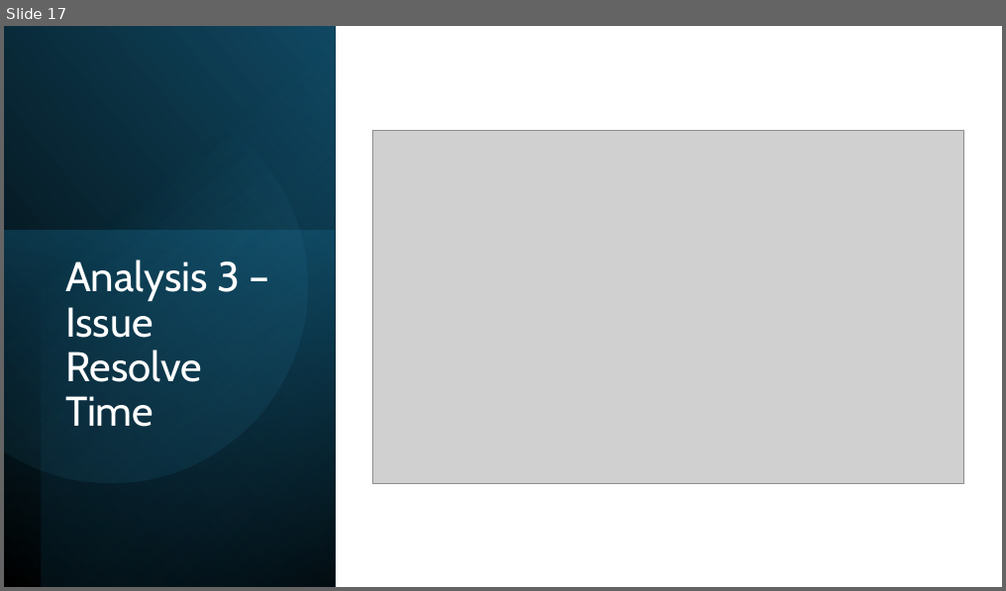
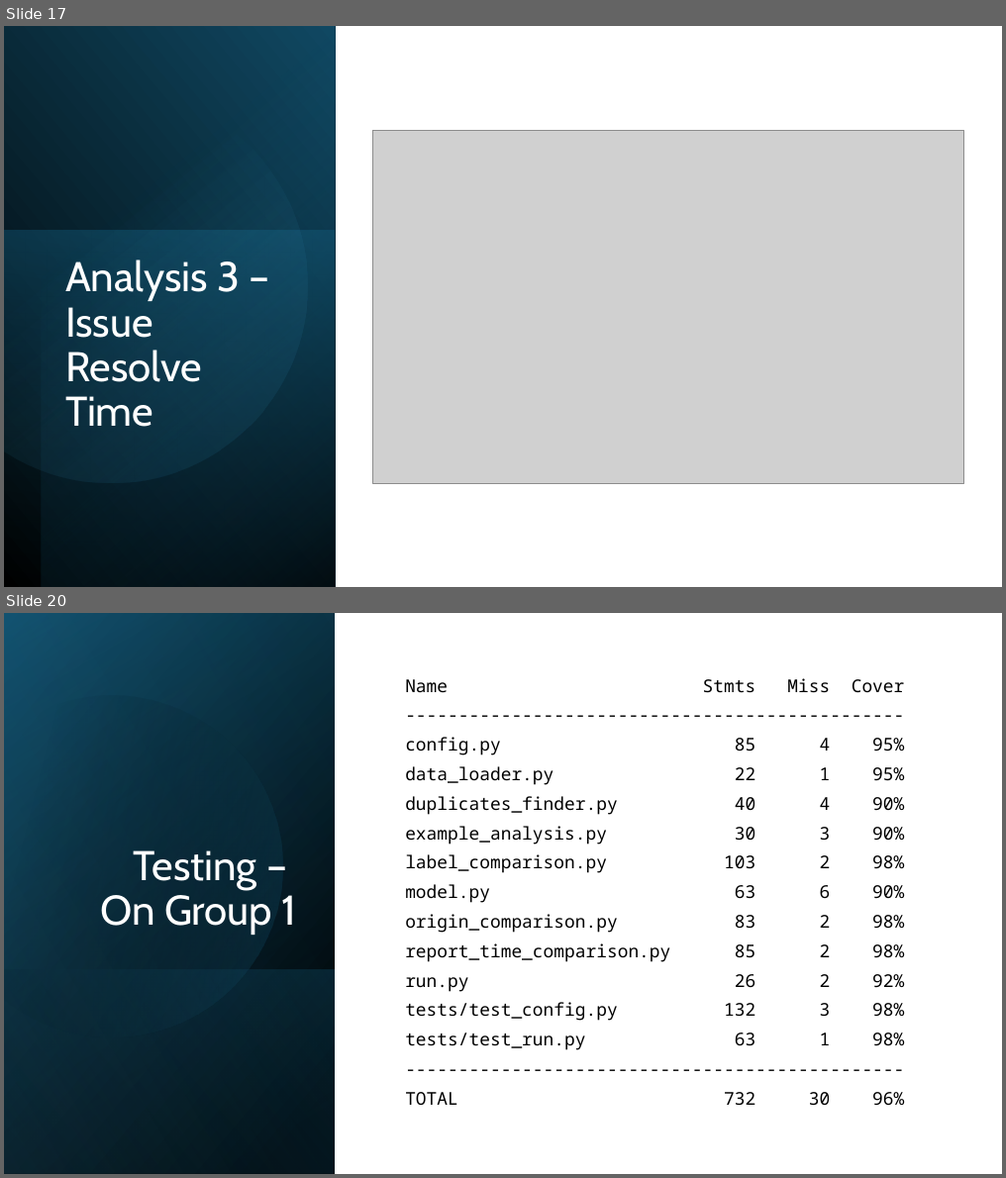
Before and after one commit to timsweeney7/enpm611-project-app, a slide deck: presentation/Presentation1.pptx. Shown one above the other, each under a label of ours: slide 17 before the commit, slides 17 and 20 after it; the slides between them are not shown. The pictures are 1006x591 and 1006x1178 pixels, drawn with LibreOffice and Linux fonts; fonts in the diff are those of the drawing; grey boxes stand for pictures. Boxes give left, top, right and bottom in pixels: in the first picture for what was removed or moved away, otherwise in the second. Text is boxed around its words. In the diff, an @@ line names an element or a change of style, - is before the commit and + after.

Commit message:
Added testing slides to the repo

```diff
--- a/presentation/Presentation1.pptx
+++ b/presentation/Presentation1.pptx
@@ slide 20 added at (4, 613, 1002, 1174), background #FFFFFF @@
@@ rectangle added at (4, 613, 1002, 1174), fill #FFFFFF @@
@@ rectangle added at (4, 613, 335, 1174), fill gradient #000000 to #104862 @@
@@ rectangle added at (4, 614, 335, 1174), fill gradient #000000 to #156082 @@
@@ rectangle added at (4, 613, 335, 1173), fill gradient #000000 to #46B1E1 @@
@@ freeform shape added at (4, 655, 324, 1072), fill gradient #000000 to #156082 @@
@@ text added at (405, 678, 905, 1106), 17 pt, text #000000 @@
+Name Stmts Miss Cover
+-----------------------------------------------
+config.py 85 4 95%
+data_loader.py 22 1 95%
+duplicates_finder.py 40 4 90%
+example_analysis.py 30 3 90%
+label_comparison.py 103 2 98%
+model.py 63 6 90%
+origin_comparison.py 83 2 98%
+report_time_comparison.py 85 2 98%
+run.py 26 2 92%
+tests/test_config.py 132 3 98%
+tests/test_run.py 63 1 98%
+-----------------------------------------------
+TOTAL 732 30 96%
@@ title added at (100, 851, 297, 935), 40 pt, text #FFFFFF @@
+Testing –
+On Group 1
@@ rectangle added at (4, 969, 335, 1174), fill gradient #156082 to #000000 @@
```
Also in this commit, not shown: 5 slides changed, 3 other slides added, 1 slide removed.
